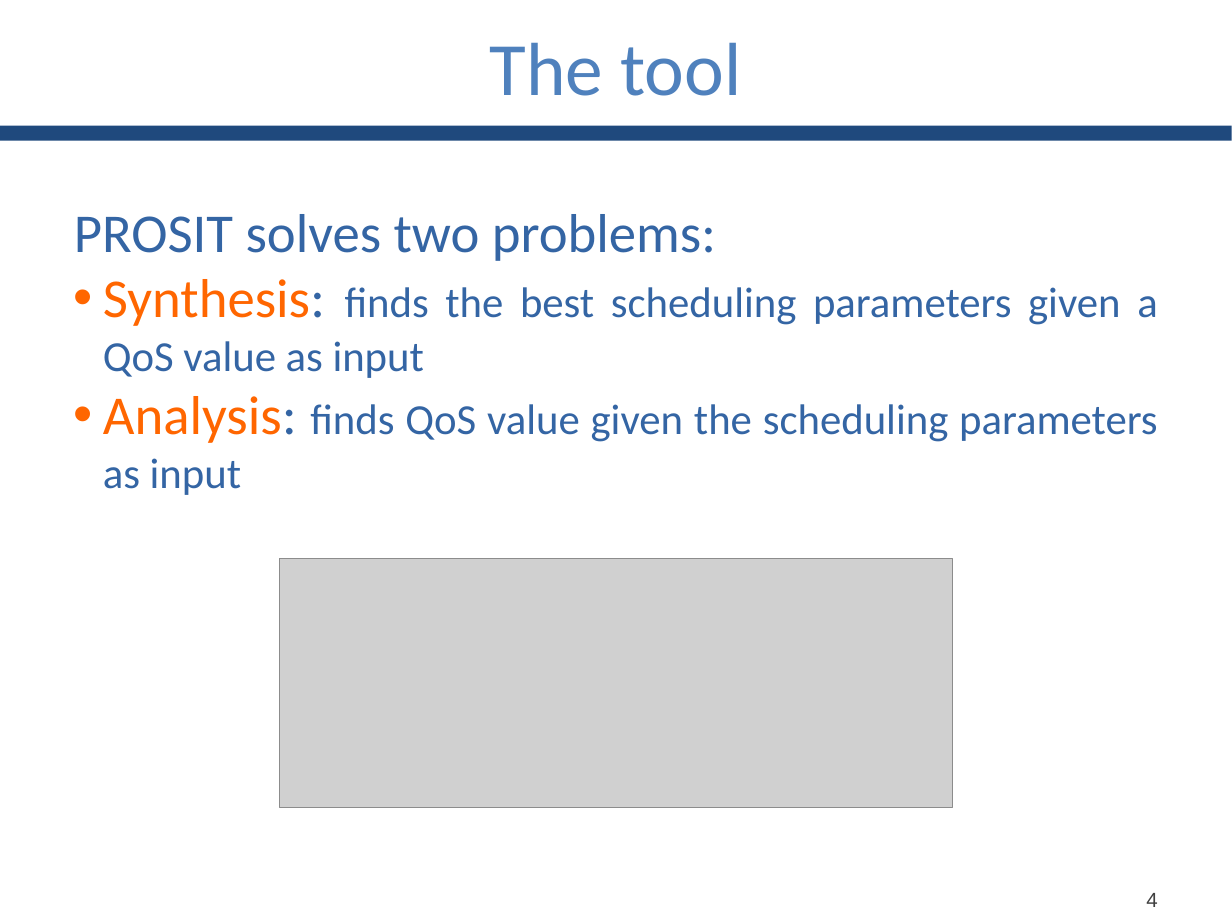
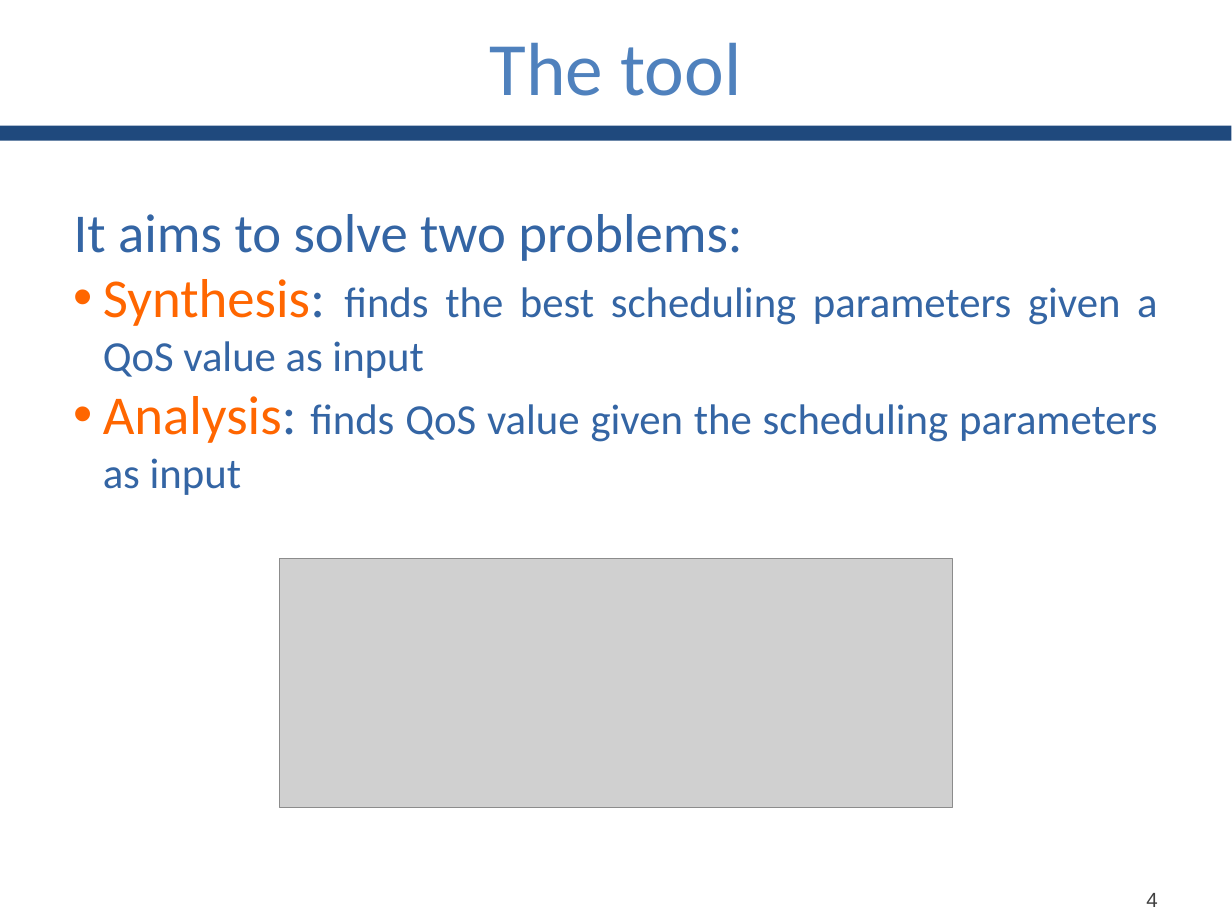
Before and after one commit to GianlucaBortoli/bachelorThesis, a slide deck: slide 8 of slides/slides.pptx. Drawn at 1232x924 pixels with LibreOffice and Linux fonts; fonts in the diff are those of the drawing; grey boxes stand for pictures. Boxes give left, top, right and bottom in pixels: in the first picture for what was removed or moved away, otherwise in the second. Text is boxed around its words. In the diff, an @@ line names an element or a change of style, - is before the commit and + after.

```diff
--- a/slides/slides.pptx
+++ b/slides/slides.pptx
@@ text at (74, 214, 742, 261): text changed @@
-PROSIT solves two problems:
+It aims to solve two problems:
```
Also in this commit, not shown: 5 other slides changed.
